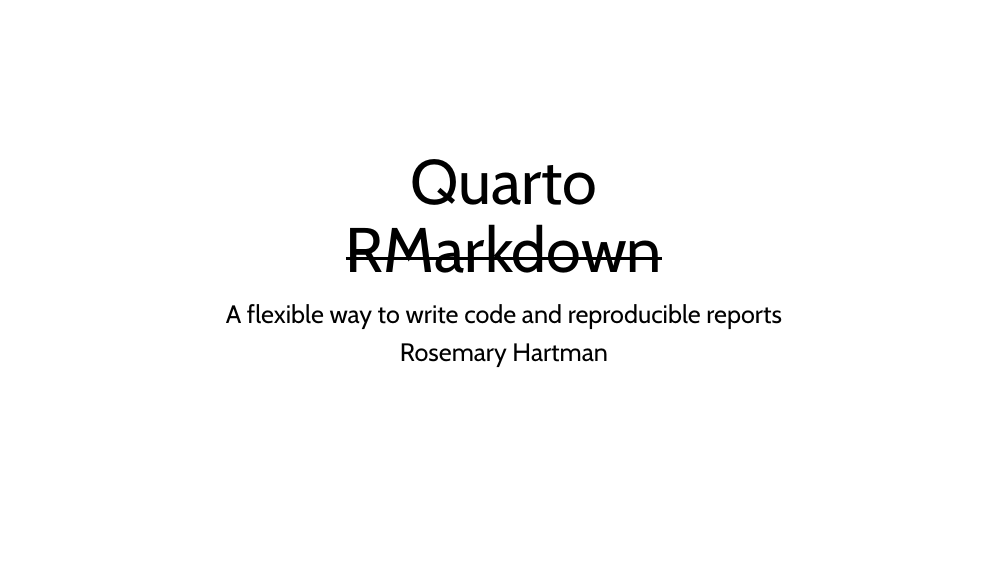
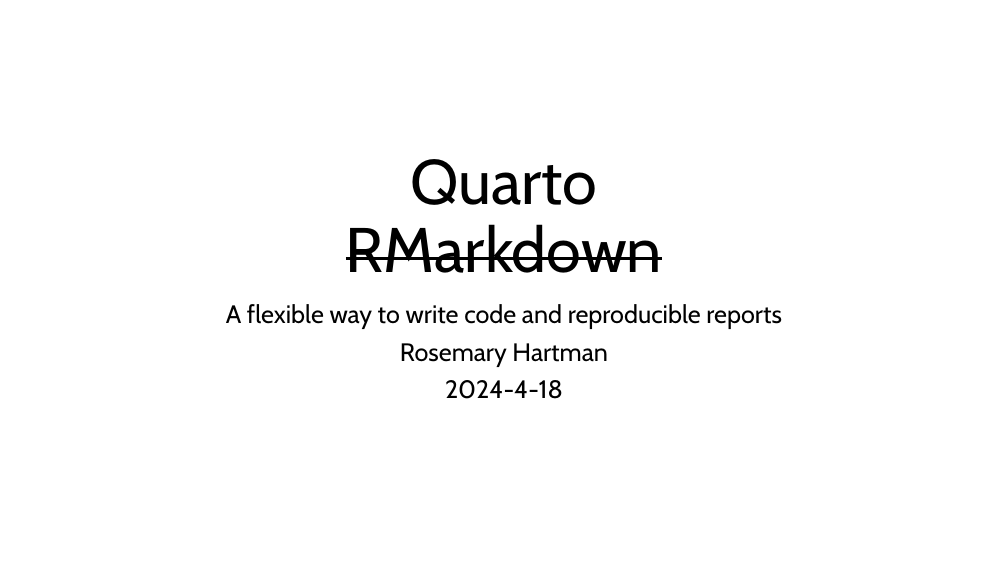
Before and after one commit to InteragencyEcologicalProgram/iep-data-workshop-2024, a slide deck: slide 1 of quartodemo/quartodemo.pptx. Drawn at 1008x567 pixels with LibreOffice and Linux fonts; fonts in the diff are those of the drawing. Boxes give left, top, right and bottom in pixels: in the first picture for what was removed or moved away, otherwise in the second. Text is boxed around its words. In the diff, an @@ line names an element or a change of style, - is before the commit and + after.

```diff
--- a/quartodemo/quartodemo.pptx
+++ b/quartodemo/quartodemo.pptx
@@ subtitle at (445, 380, 563, 399): paragraph added @@
+2024-4-18
```
Also in this commit, not shown: 7 other slides changed, 22 other files.
